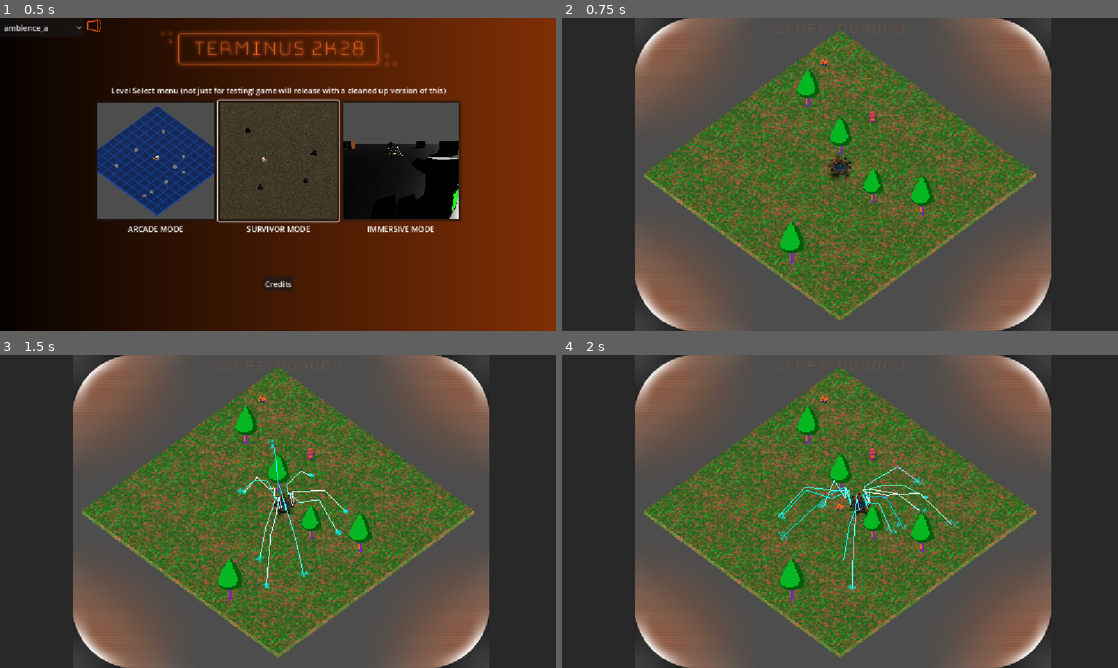
Above: before the commit, frames 1-4 (two rows, left to right).
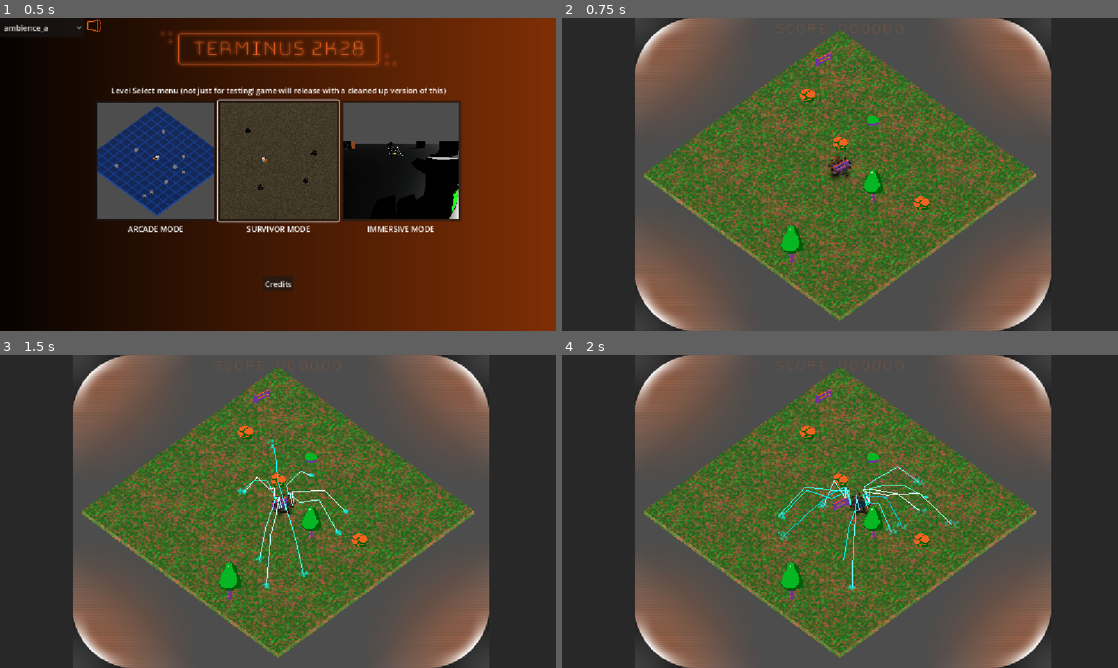
Above: after the commit, the same moments.

Repository: Gamkedo/terminus-2k28
Game: Godot game, scene res://level_menu.tscn
Same seed, same stepped clock (60 frames per second), same inputs: the game is played once before the commit and once after it.
Inputs (mouse positions are in pixels of both pictures, inside the frame that each line leads up to):
- Up to frame 1 (0.5 s): no input
- Up to frame 2 (0.75 s): click (717, 161) at 0.5 s
- Up to frame 3 (1.5 s): tap Enter at 1.25 s; move the mouse to (400, 495) at 1.27 s; press the mouse at (400, 495) at 1.28 s; hold D (walk_right) from 1.28 s (still down)
- Up to frame 4 (2 s): keep holding D (walk_right)

Frame 1 is identical in both runs. In frame 2, 1.2% of the frame differs, in the area x 39-67%, y 10-79%; in frame 3, 1.1%; in frame 4, 1.2%.

Commit message:
updated arcade scene, tweaked frequency numbers for props spawn + color tweak. added new wheel and bush props

Diff:
--- a/Scenes - Levels/areaArcade.tscn
+++ b/Scenes - Levels/areaArcade.tscn
@@ -16,9 +16,11 @@
 [ext_resource type="Resource" uid="uid://b66cy048xvqd0" path="res://Scenes - Objects/Scenery/scenery_tree.tres" id="13_6qiox"]
 [ext_resource type="PackedScene" uid="uid://dpc1jighs0jjk" path="res://Scenes - Objects/Scenery/_scenery_item_generic.tscn" id="13_4516c"]
 [ext_resource type="PackedScene" uid="uid://bsqax7a47vrc6" path="res://Scenes - UI/game_over.tscn" id="14_c6wyi"]
-[ext_resource type="Resource" uid="uid://be7qcr1cgllpq" path="res://Scenes - Objects/Scenery/scenery_hydrant.tres" id="14_r1qmg"]
 [ext_resource type="Resource" uid="uid://jcggvrir8kj7" path="res://Scenes - Objects/Scenery/scenery_basicrock.tres" id="15_wcdhk"]
+[ext_resource type="Resource" uid="uid://cbfud86pu1rff" path="res://Scenes - Objects/Scenery/scenery_bush.tres" id="17_l37s2"]
+[ext_resource type="Resource" uid="uid://o5c3nauvoi1l" path="res://Scenes - Objects/Scenery/scenery_carwheel.tres" id="17_oksh5"]
 [ext_resource type="PackedScene" uid="uid://dlqunlry06xcl" path="res://Scenes - Objects/vertical_explosion.tscn" id="18_oe8km"]
+[ext_resource type="Resource" uid="uid://csajvxg2dvwf" path="res://Scenes - Objects/Scenery/scenery_fence_b.tres" id="18_oksh5"]
 [ext_resource type="PackedScene" uid="uid://b7muf8h4yxj5" path="res://Scenes - UI/pause_menu.tscn" id="19_tefx3"]
 [ext_resource type="Script" uid="uid://c7pgxg3avlvxo" path="res://Scripts/gameplay/level_manager/enemy_spawner.gd" id="22_l37s2"]
 
@@ -203,7 +205,7 @@
 [node name="SceneryPlacer" type="Node3D" parent="." unique_id=1323754423]
 script = ExtResource("10_tfrqe")
 tile_size = 4.0
-scenery_list = Array[ExtResource("11_lsjr8")]([ExtResource("12_4516c"), ExtResource("13_6qiox"), ExtResource("14_r1qmg"), ExtResource("15_wcdhk")])
+scenery_list = Array[ExtResource("11_lsjr8")]([ExtResource("12_4516c"), ExtResource("13_6qiox"), ExtResource("15_wcdhk"), ExtResource("17_l37s2"), ExtResource("17_oksh5"), ExtResource("18_oksh5")])
 base_spawn_chance = 0.1
 scenery_item_scene = ExtResource("13_4516c")
 border_size = 0.0
--- a/Scenes - Objects/Scenery/scenery_basicrock.tres
+++ b/Scenes - Objects/Scenery/scenery_basicrock.tres
@@ -6,6 +6,7 @@
 [resource]
 script = ExtResource("1_chsso")
 sprite = ExtResource("2_kcuj7")
+spr_pixel_size = 0.1
 spawn_chance = 0.9
 scale_min = 1.2
 scale_max = 1.3
--- /dev/null
+++ b/Scenes - Objects/Scenery/scenery_bush.tres
@@ -0,0 +1,13 @@
+[gd_resource type="Resource" script_class="SceneryItem" format=3 uid="uid://cbfud86pu1rff"]
+
+[ext_resource type="Script" uid="uid://cjj7dll5q50w3" path="res://Scripts/gameplay/world/scenery_item.gd" id="1_foicl"]
+[ext_resource type="Texture2D" uid="uid://cw4is8c4kxgo5" path="res://Sprites/bush_12x11.png" id="2_foicl"]
+
+[resource]
+script = ExtResource("1_foicl")
+sprite = ExtResource("2_foicl")
+spr_pixel_size = 0.1
+spawn_chance = 2.0
+scale_min = 2.0
+scale_max = 2.1
+metadata/_custom_type_script = "uid://cjj7dll5q50w3"
--- /dev/null
+++ b/Scenes - Objects/Scenery/scenery_carwheel.tres
@@ -0,0 +1,13 @@
+[gd_resource type="Resource" script_class="SceneryItem" format=3 uid="uid://o5c3nauvoi1l"]
+
+[ext_resource type="Script" uid="uid://cjj7dll5q50w3" path="res://Scripts/gameplay/world/scenery_item.gd" id="1_3duak"]
+[ext_resource type="Texture2D" uid="uid://bussuqel617d4" path="res://Sprites/car_wheel_b_36x19.png" id="2_3duak"]
+
+[resource]
+script = ExtResource("1_3duak")
+sprite = ExtResource("2_3duak")
+spr_pixel_size = 0.1
+spawn_chance = 0.2
+scale_min = 1.2
+scale_max = 1.3
+metadata/_custom_type_script = "uid://cjj7dll5q50w3"
--- a/Scenes - Objects/Scenery/scenery_fence.tres
+++ b/Scenes - Objects/Scenery/scenery_fence.tres
@@ -1,12 +1,10 @@
 [gd_resource type="Resource" script_class="SceneryItem" format=3 uid="uid://c1km63wfjpju5"]
 
 [ext_resource type="Script" uid="uid://cjj7dll5q50w3" path="res://Scripts/gameplay/world/scenery_item.gd" id="1_jhg0x"]
-[ext_resource type="Texture2D" path="res://Sprites/fence_64x64.png" id="2_pkvrw"]
+[ext_resource type="Texture2D" uid="uid://2ysdnx8gpsf" path="res://Sprites/fence_64x64.png" id="2_pkvrw"]
 
 [resource]
 script = ExtResource("1_jhg0x")
 sprite = ExtResource("2_pkvrw")
 spawn_chance = 1.3
-scale_min = 0.8
-scale_max = 1.2
 metadata/_custom_type_script = "uid://cjj7dll5q50w3"
--- /dev/null
+++ b/Scenes - Objects/Scenery/scenery_fence_b.tres
@@ -0,0 +1,10 @@
+[gd_resource type="Resource" script_class="SceneryItem" format=3 uid="uid://csajvxg2dvwf"]
+
+[ext_resource type="Script" uid="uid://cjj7dll5q50w3" path="res://Scripts/gameplay/world/scenery_item.gd" id="1_pav7g"]
+[ext_resource type="Texture2D" uid="uid://braok0sgo58fw" path="res://Sprites/fance_b_64x64.png" id="2_pav7g"]
+
+[resource]
+script = ExtResource("1_pav7g")
+sprite = ExtResource("2_pav7g")
+spawn_chance = 1.3
+metadata/_custom_type_script = "uid://cjj7dll5q50w3"
--- a/Scenes - Objects/Scenery/scenery_tree.tres
+++ b/Scenes - Objects/Scenery/scenery_tree.tres
@@ -7,6 +7,7 @@
 script = ExtResource("1_i0luf")
 sprite = ExtResource("2_f1w2l")
 spr_pixel_size = 0.1
+spawn_chance = 3.0
 scale_min = 2.0
-scale_max = 2.5
+scale_max = 2.3
 metadata/_custom_type_script = "uid://cjj7dll5q50w3"
Binary file changed: Sprites/basic_rock_26x26.png
Binary file added: Sprites/bush_12x11.png
Not shown, added: Sprites/bush_12x11.png.import
Binary file removed: Sprites/bush_32x32.png
Binary file added: Sprites/car_wheel_36x19.png
Not shown, changed: Sprites/car_wheel_36x19.png.import
Binary file added: Sprites/car_wheel_b_36x19.png
Not shown, added: Sprites/car_wheel_b_36x19.png.import
Binary file added: Sprites/fance_b_64x64.png
Not shown, added: Sprites/fance_b_64x64.png.import
Binary file changed: Sprites/fence_64x64.png
Binary file changed: Sprites/flat_tree_24x32.png
